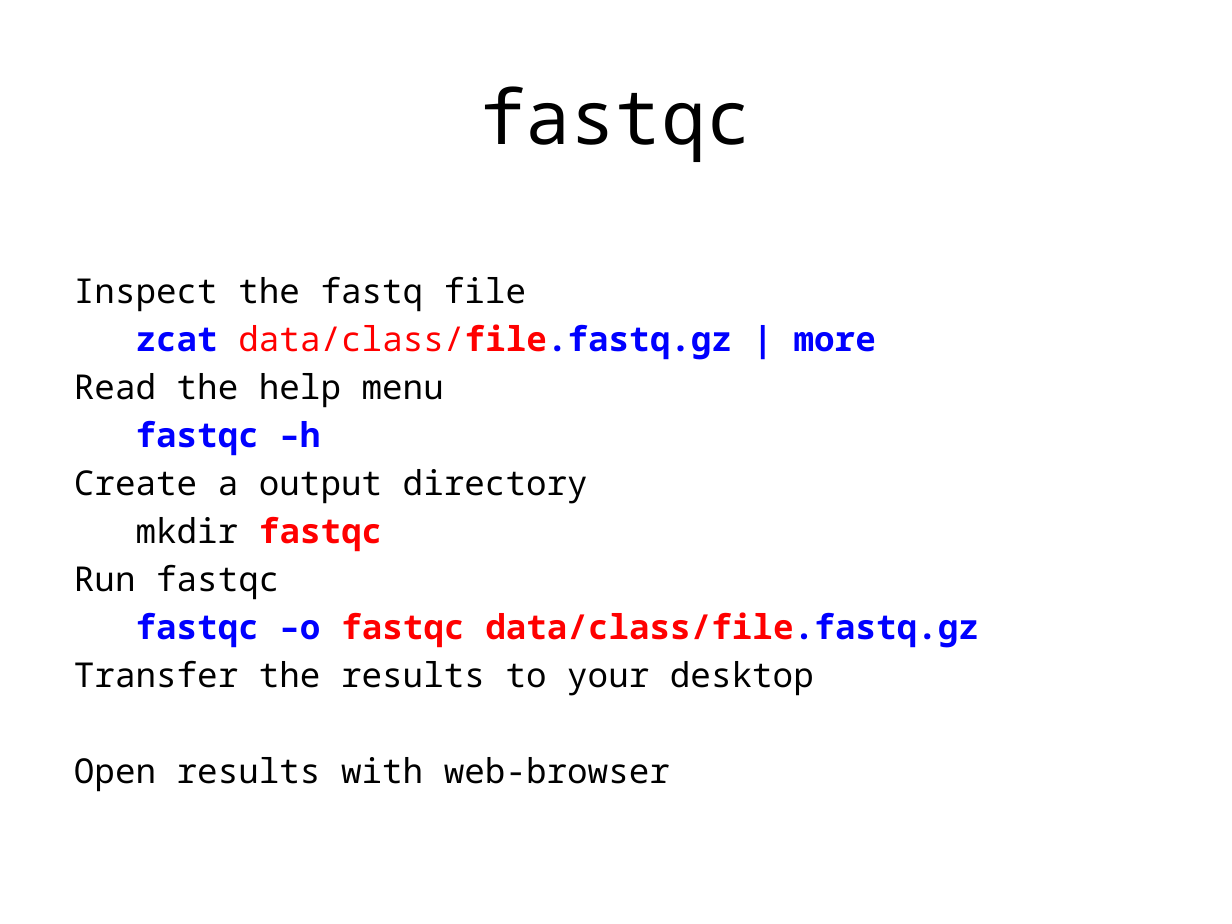
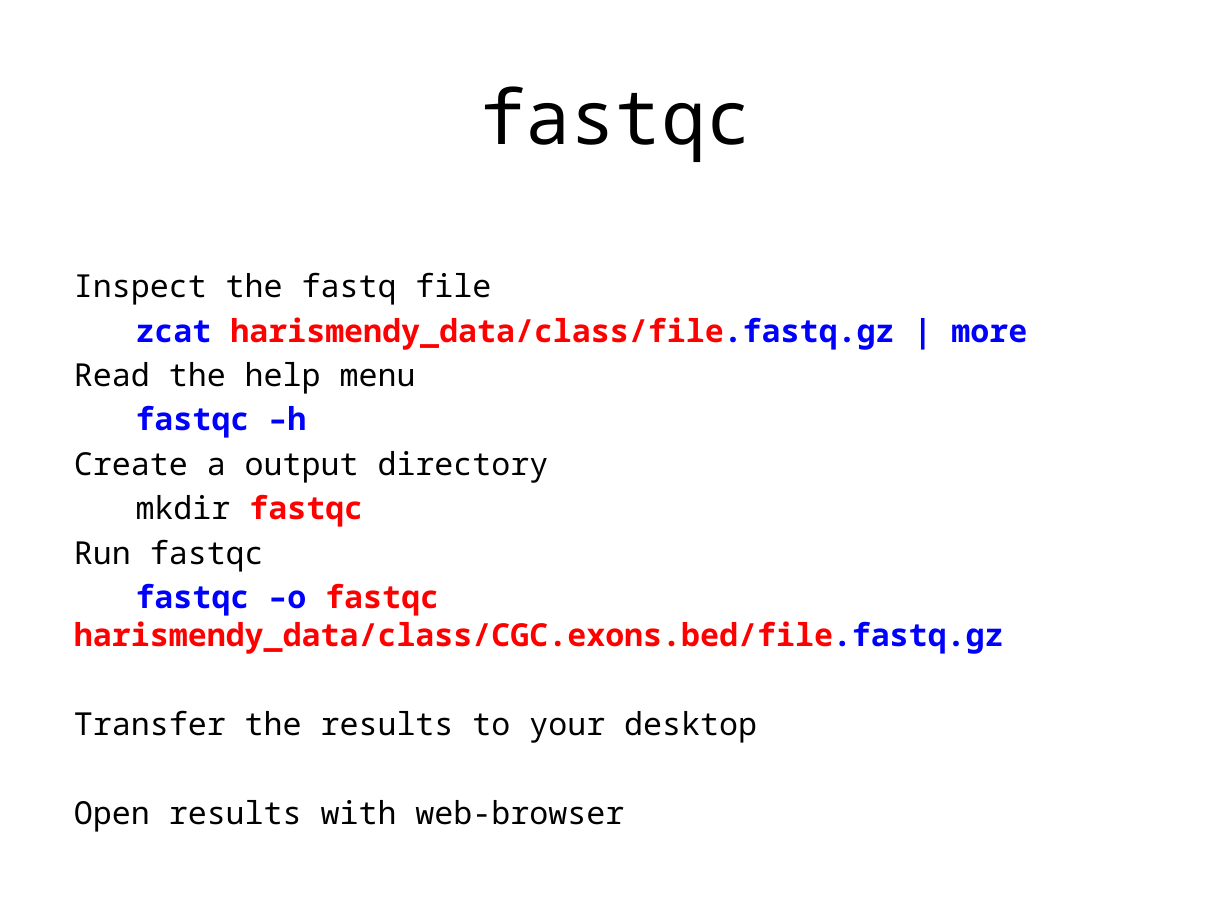
Before and after one commit to biom262/biom262-2016, a slide deck: slide 4 of weeks/week06/Practise_Day1.pptx. Drawn at 1232x924 pixels with LibreOffice and Linux fonts; fonts in the diff are those of the drawing. Boxes give left, top, right and bottom in pixels: in the first picture for what was removed or moved away, otherwise in the second. Text is boxed around its words. In the diff, an @@ line names an element or a change of style, - is before the commit and + after.

```diff
--- a/weeks/week06/Practise_Day1.pptx
+++ b/weeks/week06/Practise_Day1.pptx
@@ text at [74, 272, 757, 832]: size 20 to 18.5 pt in "Inspect the fastq file", "Read the help menu", "fastqc –h", "Create a output directory" and 4 more places @@
@@ text at [136, 317, 1027, 350]: text changed; size 20 to 18.5 pt; text colour #0000FF to #FF0000 @@
-zcat data/class/file.fastq.gz | more
+zcat harismendy_data/class/file.fastq.gz | more
@@ text at [74, 583, 1004, 654]: text changed; size 20 to 18.5 pt @@
-fastqc –o fastqc data/class/file.fastq.gz
+fastqc –o fastqc harismendy_data/class/CGC.exons.bed/file.fastq.gz
```
Also in this commit, not shown: 8 other slides changed.
